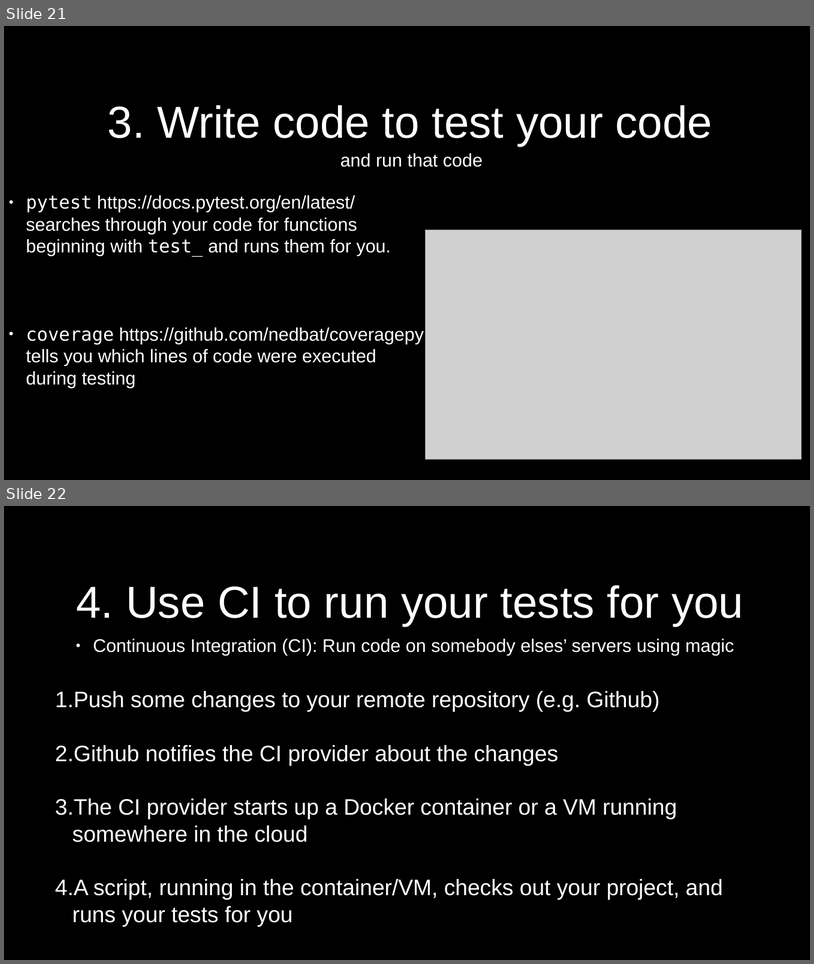
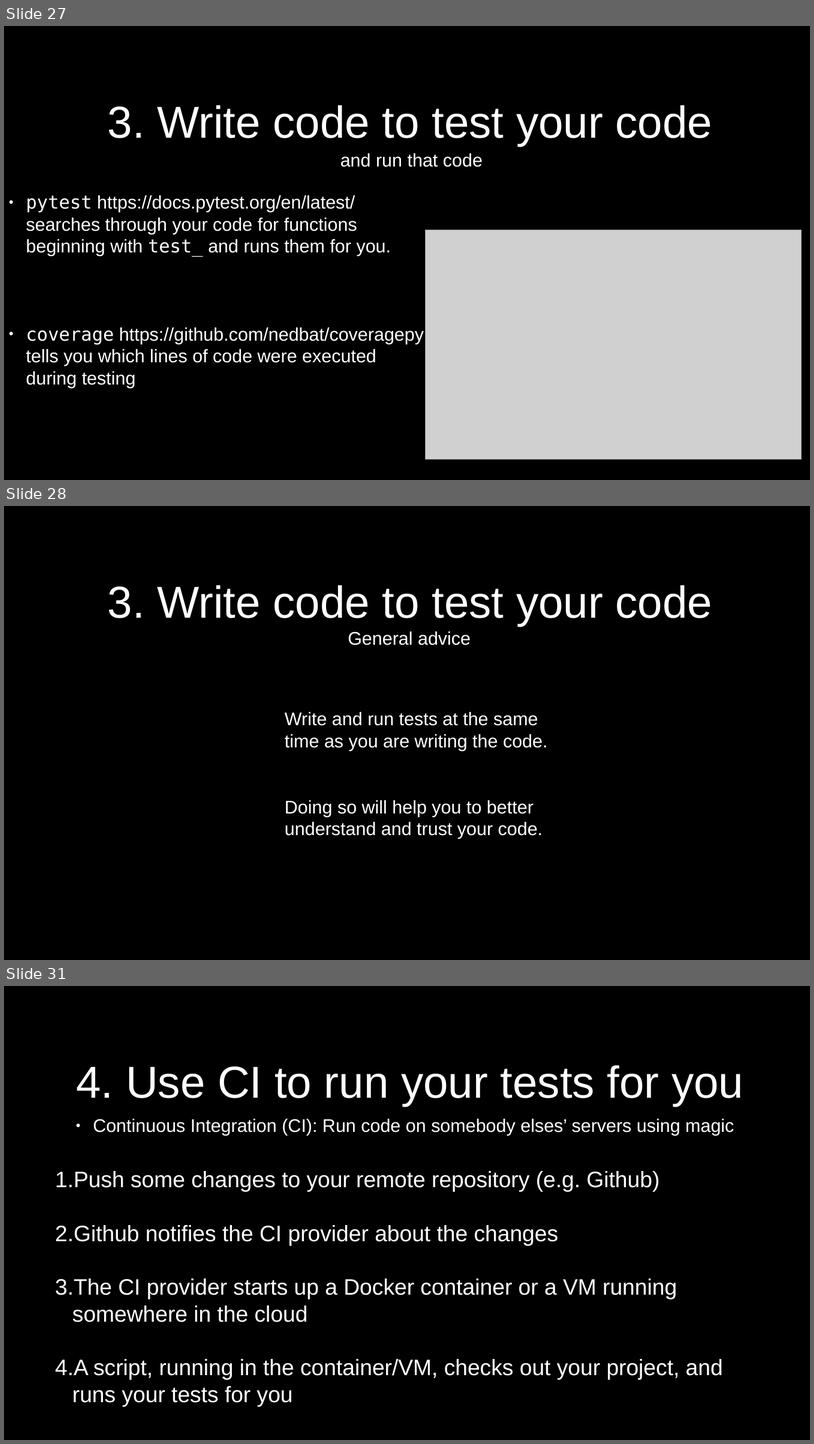
Before and after one commit to pauldmccarthy/fmrib-analysis-group-31-march-2020, a slide deck: presentation/presentation.odp. Shown one above the other, each under a label of ours: slides 21 and 22 before the commit, slides 27, 28 and 31 after it; the slides between them are not shown. The pictures are 814x964 and 814x1444 pixels, drawn with LibreOffice and Linux fonts; fonts in the diff are those of the drawing; grey boxes stand for pictures. Boxes give left, top, right and bottom in pixels: in the first picture for what was removed or moved away, otherwise in the second. Text is boxed around its words. In the diff, an @@ line names an element or a change of style, - is before the commit and + after.

```diff
--- a/presentation/presentation.odp
+++ b/presentation/presentation.odp
@@ slide 28 added at (4, 506, 810, 960), background #000000 @@
@@ title added at (108, 585, 713, 626), 44 pt, text #FFFFFF @@
+3. Write code to test your code
@@ title added at (348, 631, 471, 645), 18 pt, text #FFFFFF @@
+General advice
@@ text added at (285, 712, 548, 838), 18 pt, text #FFFFFF @@
+Write and run tests at the same time as you are writing the code.
+Doing so will help you to better understand and trust your code.
@@ what was slide 21 is now slide 27 @@
@@ what was slide 22 is now slide 31 @@
```
Also in this commit, not shown: 5 slides changed, 9 other slides added, 1 other file.
